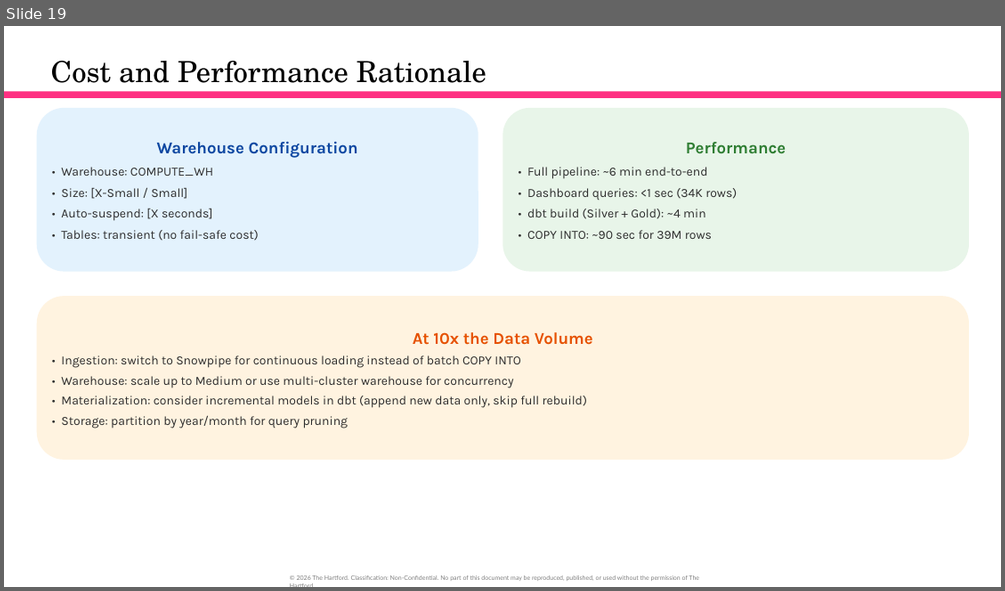
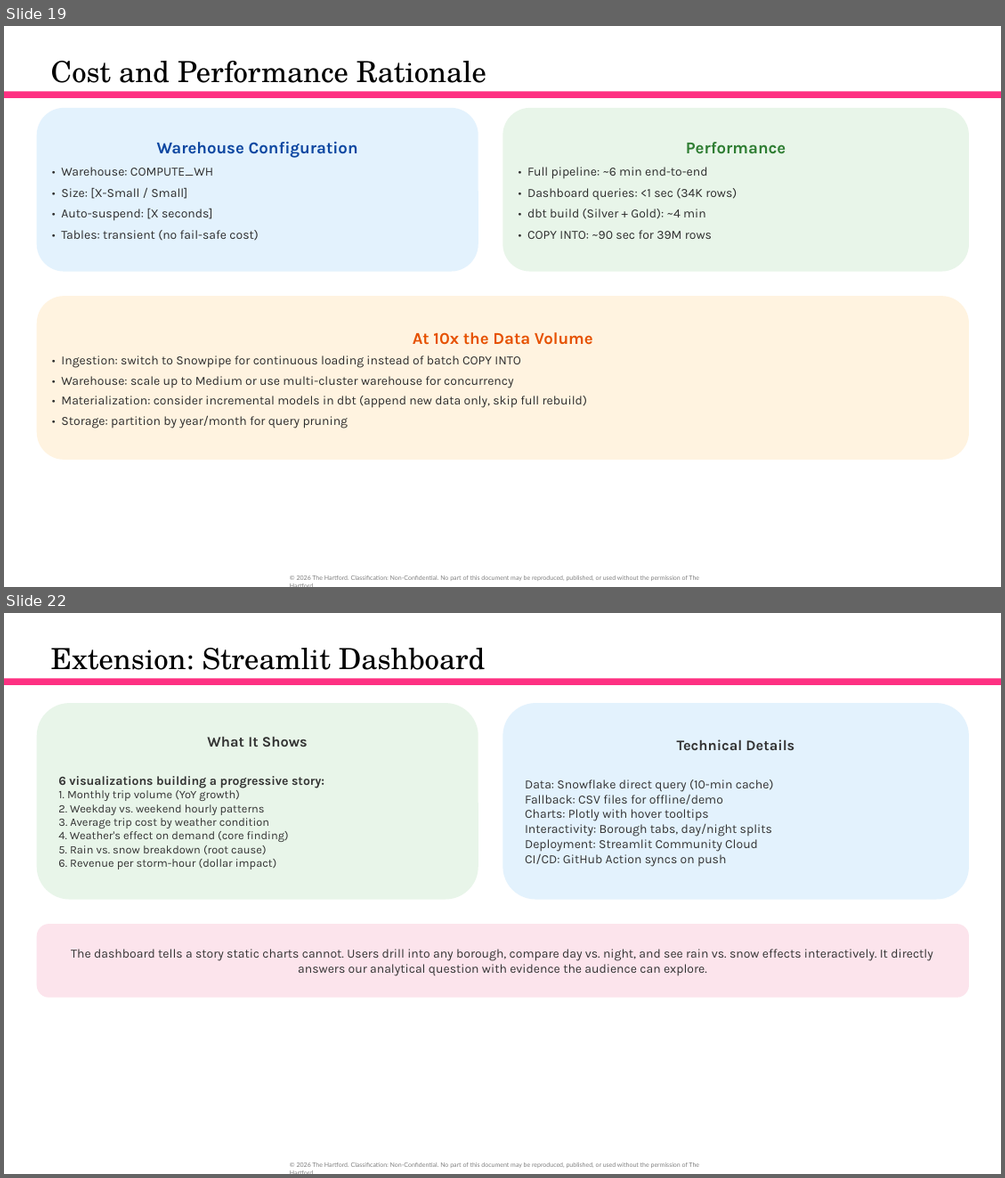
Before and after one commit to orlandojmarin/nyc-taxi-capstone, a slide deck: docs/Capstone_Presentation.pptx. Shown one above the other, each under a label of ours: slide 19 before the commit, slides 19 and 22 after it; the slides between them are not shown. The pictures are 1005x591 and 1005x1178 pixels, drawn with LibreOffice and Linux fonts; fonts in the diff are those of the drawing. Boxes give left, top, right and bottom in pixels: in the first picture for what was removed or moved away, otherwise in the second. Text is boxed around its words. In the diff, an @@ line names an element or a change of style, - is before the commit and + after.

Commit message:
Update presentation with extensions section and filled-in findings

```diff
--- a/docs/Capstone_Presentation.pptx
+++ b/docs/Capstone_Presentation.pptx
@@ slide 22 added at <box>4,613,1001,1174</box>, background #FFFFFF; not listed: 1 template element that a slide beside it also shows @@
@@ title added at <box>51,648,485,679</box>, 28 pt, text #000000 @@
+Extension: Streamlit Dashboard
@@ rectangle added at <box>4,678,1001,685</box>, fill #FE3082 @@
@@ rounded rectangle added at <box>37,703,479,899</box>, fill #E8F5E9, 11 pt, text #333333 @@
+What It Shows
+6 visualizations building a progressive story:
+1. Monthly trip volume (YoY growth)
+2. Weekday vs. weekend hourly patterns
+3. Average trip cost by weather condition
+4. Weather's effect on demand (core finding)
+5. Rain vs. snow breakdown (root cause)
+6. Revenue per storm-hour (dollar impact)
@@ rounded rectangle added at <box>502,703,969,899</box>, fill #E3F2FD, 12 pt, text #333333 @@
+Technical Details
+Data: Snowflake direct query (10-min cache)
+Fallback: CSV files for offline/demo
+Charts: Plotly with hover tooltips
+Interactivity: Borough tabs, day/night splits
+Deployment: Streamlit Community Cloud
+CI/CD: GitHub Action syncs on push
@@ rounded rectangle added at <box>37,925,970,997</box>, fill #FCE4EC, 12 pt, text #333333 @@
+The dashboard tells a story static charts cannot. Users drill into any borough, compare day vs. night, and see rain vs. snow effects interactively. It directly answers our analytical question with evidence the audience can explore.
```
Also in this commit, not shown: 9 slides changed, 6 other slides added, 2 slides removed, 3 other files.
